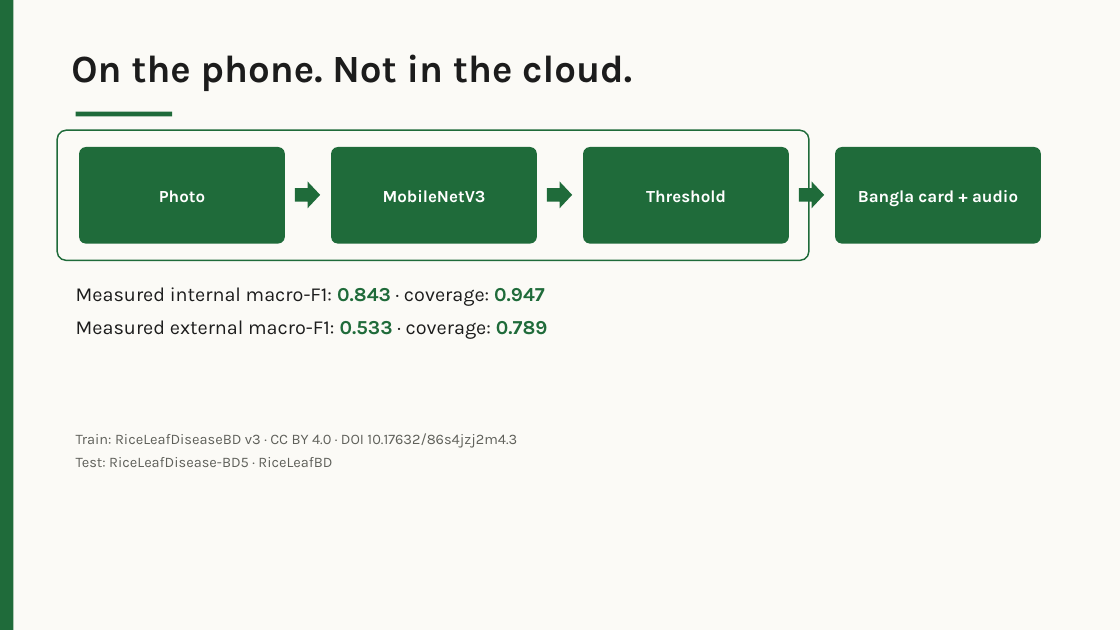
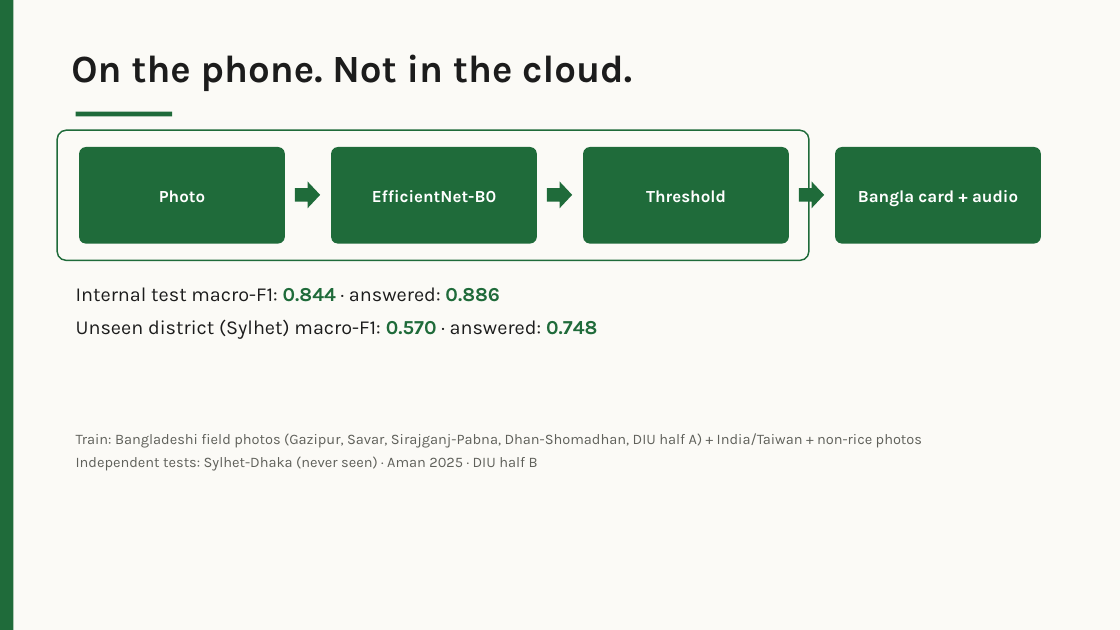
Before and after one commit to masumcit44/AgroLeaf-AI, a slide deck: slide 3 of documentation/submission/AgroLeaf_AI_deck_v1.pptx. Drawn at 1120x630 pixels with LibreOffice and Linux fonts; fonts in the diff are those of the drawing. Boxes give left, top, right and bottom in pixels: in the first picture for what was removed or moved away, otherwise in the second. Text is boxed around its words. In the diff, an @@ line names an element or a change of style, - is before the commit and + after.

```diff
--- a/documentation/submission/AgroLeaf_AI_deck_v1.pptx
+++ b/documentation/submission/AgroLeaf_AI_deck_v1.pptx
@@ text at box(372, 190, 496, 203): text changed @@
-MobileNetV3
+EfficientNet-B0
@@ text at box(76, 287, 597, 339): text changed @@
-Measured internal macro-F1: 0.843 · coverage: 0.947
-Measured external macro-F1: 0.533 · coverage: 0.789
+Internal test macro-F1: 0.844 · answered: 0.886
+Unseen district (Sylhet) macro-F1: 0.570 · answered: 0.748
@@ text at box(76, 433, 922, 471): text changed @@
-Train: RiceLeafDiseaseBD v3 · CC BY 4.0 · DOI 10.17632/86s4jzj2m4.3
-Test: RiceLeafDisease-BD5 · RiceLeafBD
+Train: Bangladeshi field photos (Gazipur, Savar, Sirajganj-Pabna, Dhan-Shomadhan, DIU half A) + India/Taiwan + non-rice photos
+Independent tests: Sylhet-Dhaka (never seen) · Aman 2025 · DIU half B
```
Also in this commit, not shown: 1 other slide changed, 7 other files.
